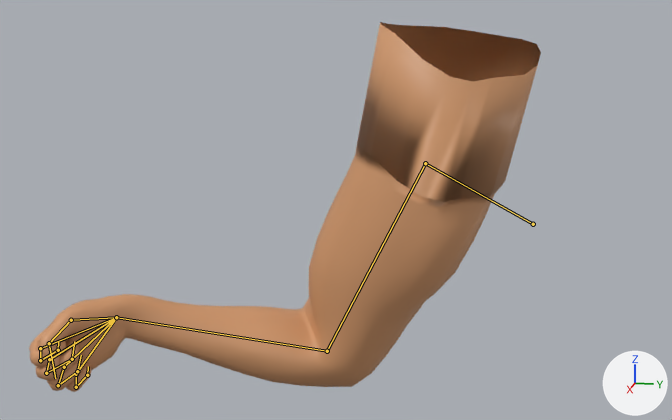
Renders of the FBX model Testing/Assets/Models/fist.fbx from each side of a commit.
Before and after are seen from a camera (50 mm lens) standing at (3.74, -0.07, 0.95) and looking at (-0.87, -0.99, -0.2). The lights are fixed; the arrows at lower right show +X, +Y and +Z. Both versions are drawn at frame 198 of the action 'Right Hand|Right'; the numbers are the values there. The bones that bend it are drawn over the model as lines.

Objects in the first picture: 'Right Arm'.
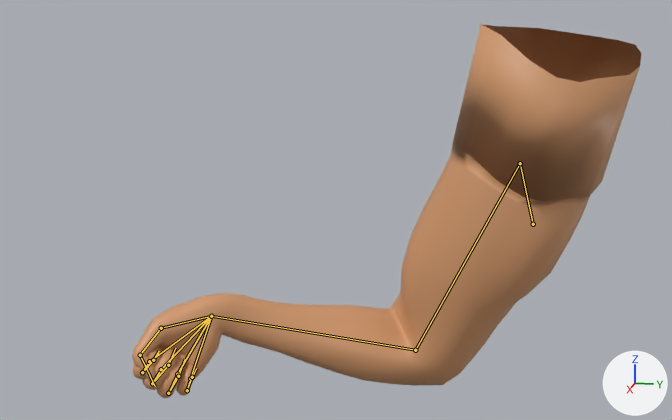
What the commit changed:
Bone 'Right Bone' (bone_right_bone) turns from (27, 0, 0) to (3, 0, 0) degrees about its own x, y and z.
Bone 'Bone.002' (bone_bone_002) turns from (18, 20, 32) to (20, -3, 35) degrees about its own x, y and z.
Bone 'Bone.008' (bone_bone_008) turns from (-38, -5, -2) to (-56, 5, -26) degrees about its own x, y and z.
Bone 'Bone.009' (bone_bone_009) turns from (-41, -5, 4) to (-59, 0, -19) degrees about its own x, y and z.
Bone 'Bone.010' (bone_bone_010) turns from (-44, -3, 11) to (-64, -3, -11) degrees about its own x, y and z.
Bone 'Bone.011' (bone_bone_011) turns from (-48, -12, -2) to (-57, -21, -28) degrees about its own x, y and z.
Bone 'Bone.012' (bone_bone_012) turns from (-53, 2, 2) to (-70, -12, -19) degrees about its own x, y and z.

What differs and where, as boxes (x1, y1, x2, y2) in the pictures (672 x 420 px):
'Right Arm', posed
    before: (29, 22, 541, 392)
    after: (132, 24, 641, 398)
bone 'Right Bone', root to tip
    before: (533, 224) to (425, 163)
    after: (533, 224) to (520, 163)
bone 'Bone.002', root to tip
    before: (425, 163) to (327, 351)
    after: (520, 163) to (415, 350)
bone 'Bone.008', root to tip
    before: (116, 317) to (76, 374)
    after: (211, 316) to (190, 378)
bone 'Bone.009', root to tip
    before: (116, 317) to (64, 367)
    after: (211, 316) to (177, 374)
bone 'Bone.010', root to tip
    before: (116, 317) to (49, 359)
    after: (211, 316) to (161, 369)
bone 'Bone.011', root to tip
    before: (116, 317) to (40, 348)
    after: (211, 316) to (149, 361)
bone 'Bone.012', root to tip
    before: (116, 317) to (71, 320)
    after: (211, 316) to (161, 328)
